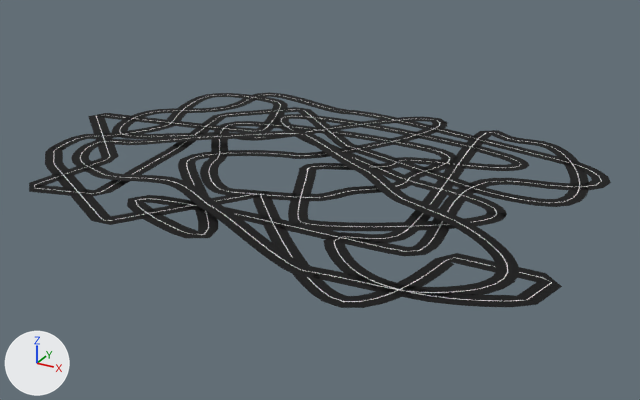
Two versions of the glTF model Assets/Models/Tracks/New/road.glb, one commit apart.
Rendered twice from a camera (50 mm lens) standing at (364.0, -663.0, 300.0) and looking at (6.0, -12.0, -25.0). Lighting does not change. The marker at lower left points along +X, +Y and +Z. The picture after the commit comes second. Where no turn or scale is listed for an object, it has been applied to the vertices. Vertices at exactly the same position are counted once.

Names of what the first picture shows: 'Cube  2-col', 'Cube -col', 'Cube -col.001 -col', 'Cube -col.001-col', 'Cube .001-col'.
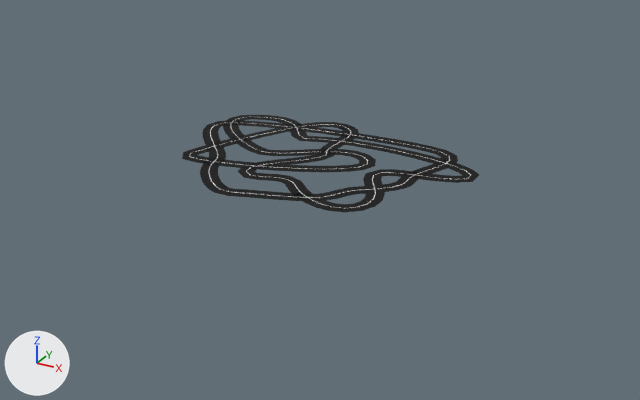
What differs and where, as boxes [x1, y1, x2, y2] in the pictures (640 x 400 px; the box of a moved part takes in the faces that stretch with it):
'Cube -col.001-col', deleted
    before: [29, 93, 589, 308]
    faces in mat_material (black #000000): [29, 93, 589, 308]
    faces in mat_material_001 (light grey #e4e4e4): [34, 95, 580, 302]
'Cube  2-col', reshaped (40% narrower, 41% shorter)
    before: [112, 92, 611, 256]
    after: [182, 115, 479, 212]
'Cube -col.001 -col', deleted
    before: [71, 131, 519, 298]
    faces in mat_material (black #000000): [71, 131, 519, 298]
    faces in mat_material_001 (light grey #e4e4e4): [80, 133, 508, 293]
'Cube .001-col', deleted
    before: [274, 114, 530, 231]
    faces in mat_material (black #000000): [274, 114, 530, 231]
    faces in mat_material_001 (light grey #e4e4e4): [281, 116, 521, 227]
'Cube -col', reshaped
    before: [200, 121, 458, 201]
    after: [200, 120, 458, 201]
part 1 of me_cube, moved or reshaped
    before: [209, 121, 458, 193]
    after: [202, 120, 458, 192]

What the commit changed:
me_cube is used by ob_cube__col; location (0.0, 0.0, 0.0).
me_cube had 945 vertices, 3598 faces and spanned x -151.0..104.0, y -93.0..107.0, z 0.0.
me_cube now has 975 vertices, 3714 faces and spans x -163.0..104.0, y -93.0..106.0, z 0.0.
me_cube part 1: 122 vertices moved from x -151.0..-94.0, y -20.0..75.0, z 0.0 to x -163.0..-96.0, y -21.0..70.0, z 0.0; 521 vertices removed from x -151.0..104.0, y -32.0..107.0, z 0.0; 551 vertices added at x -163.0..104.0, y -35.0..106.0, z 0.0.
me_cube_001 is used by ob_cube__2_col; location (0.0, 0.0, 0.0).
me_cube_001 had 2850 vertices, 10964 faces and spanned x -253.0..240.0, y -176.0..189.0, z 0.0.
me_cube_001 now has 1935 vertices, 7426 faces and spans x -155.0..133.0, y -78.0..124.0, z 0.0.
me_cube_001 part 2: 3 vertices moved within x -73.0..-35.0, y 19.0..81.0, z 0.0; 2838 vertices removed from x -253.0..240.0, y -176.0..189.0, z 0.0; 1923 vertices added at x -155.0..133.0, y -78.0..124.0, z 0.0.
Object 'Cube .001-col' (ob_cube__001_col) is deleted.
Object 'Cube -col.001 -col' (ob_cube__col_001__col) is deleted.
Object 'Cube -col.001-col' (ob_cube__col_001_col) is deleted.
